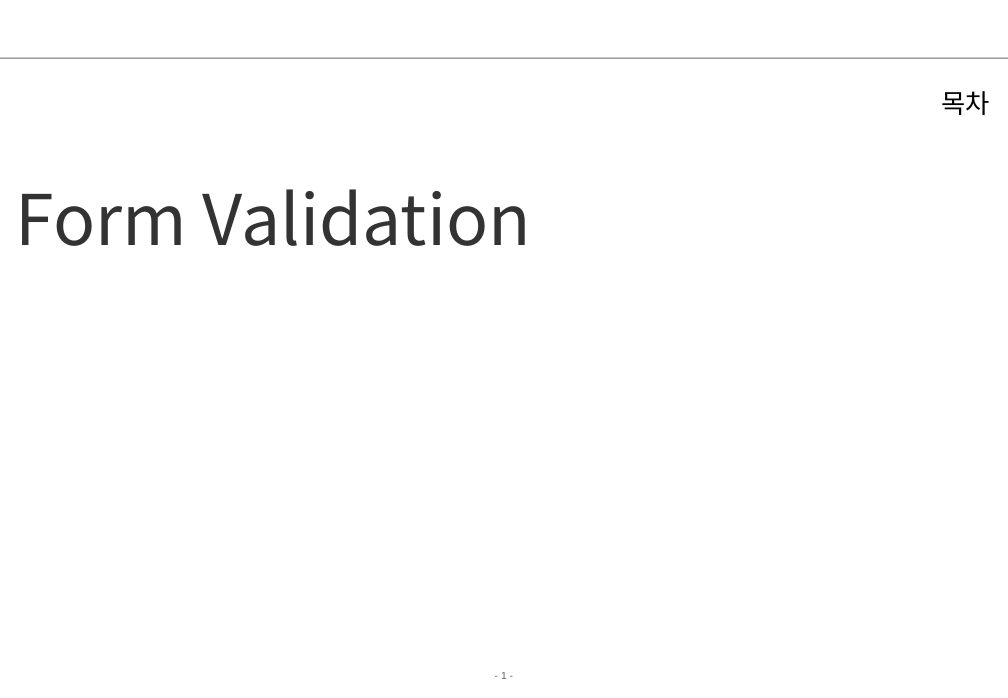
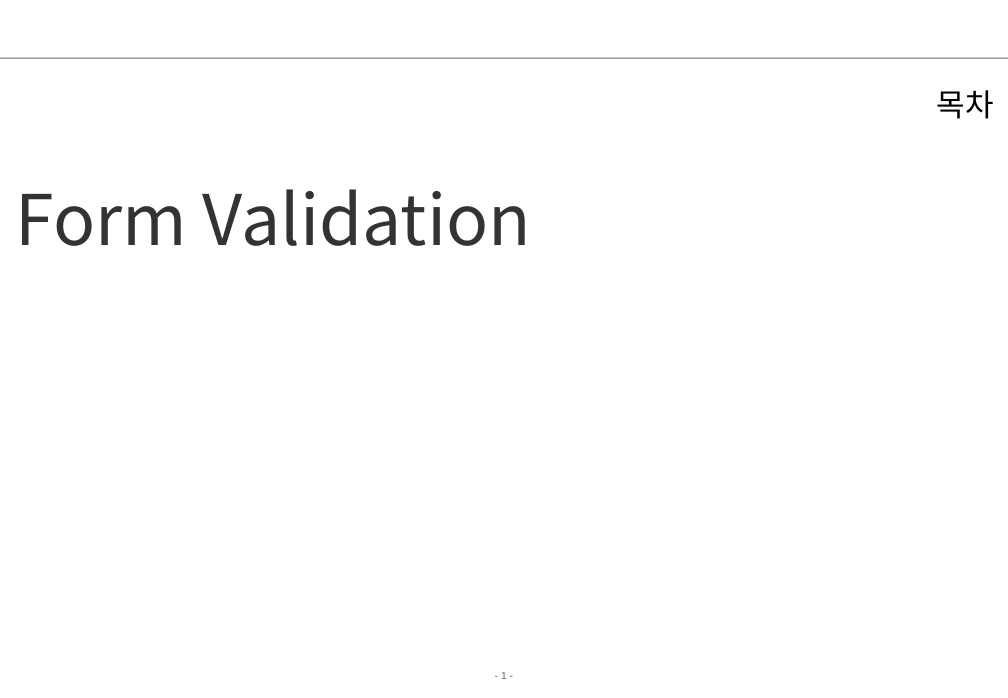
Before and after one commit to jungeunlee95/cafe24-TIL, a slide deck: slide 1 of 2 강의자료/02.강의/4. Spring Framework/10.spring[@Valid].ppt. Drawn at 1008x698 pixels with LibreOffice and Linux fonts; fonts in the diff are those of the drawing; background and template pictures are left out. Boxes give left, top, right and bottom in pixels: in the first picture for what was removed or moved away, otherwise in the second. Text is boxed around its words. In the diff, an @@ line names an element or a change of style, - is before the commit and + after.

```diff
--- a/2 강의자료/02.강의/4. Spring Framework/10.spring[@Valid].ppt
+++ b/2 강의자료/02.강의/4. Spring Framework/10.spring[@Valid].ppt
@@ text "목차" at [937, 90, 994, 119]: size 20.4 to 24 pt; line spacing 0.65 to 0.85 @@
```
Also in this commit, not shown: 3 other slides changed, 19 other files.
